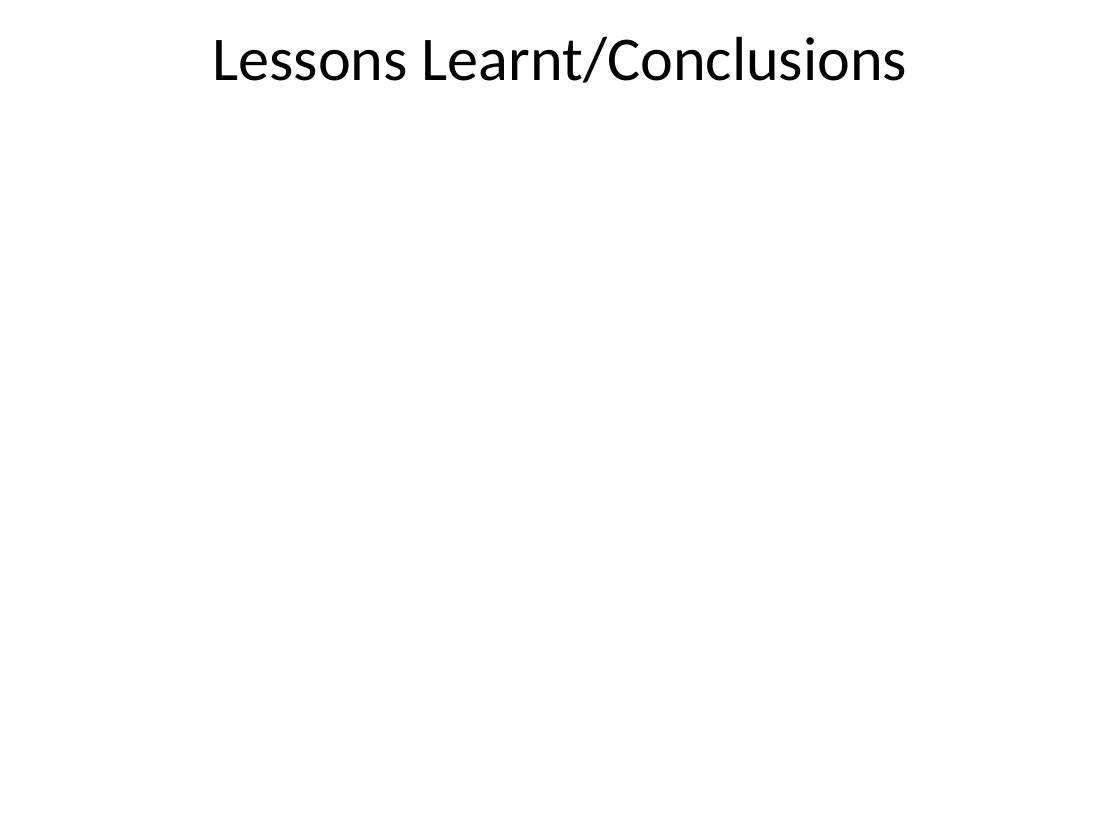
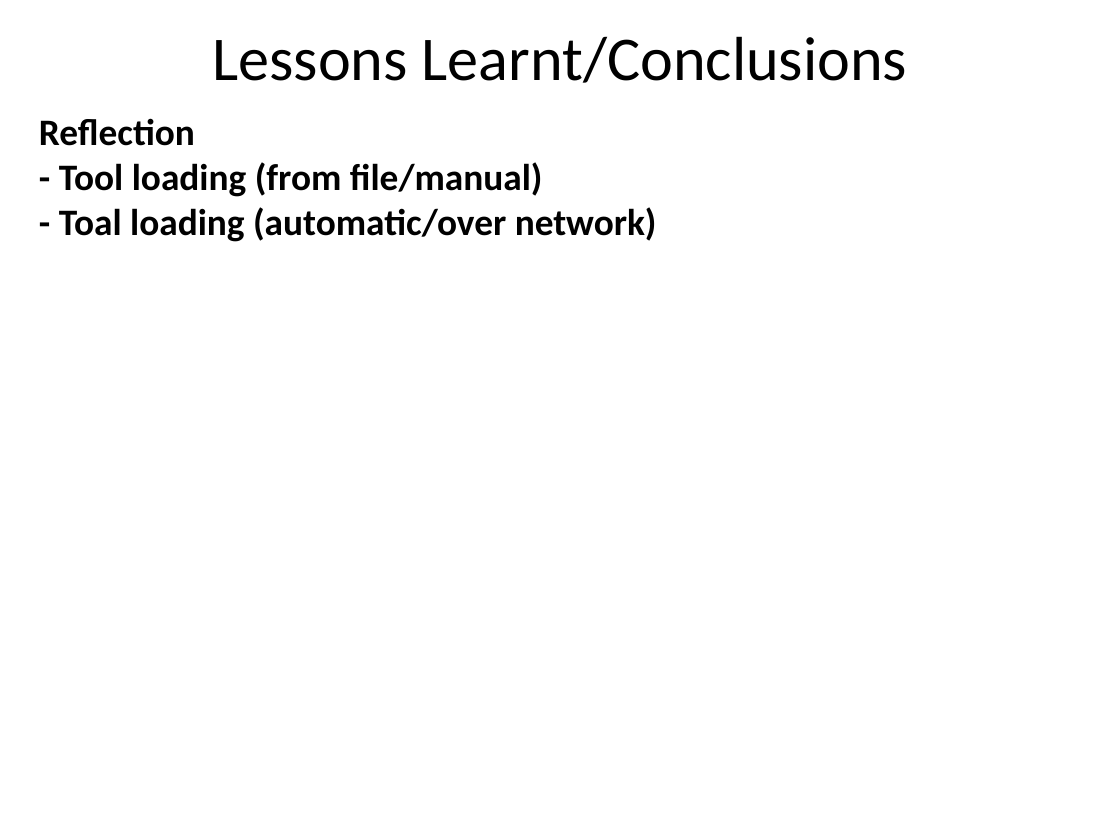
Before and after one commit to satpreetsingh/182mainproject, a slide deck: slide 8 of Final_Submission/Team1_May_06_2009_Final_Presentation.pptx. Drawn at 1120x840 pixels with LibreOffice and Linux fonts; fonts in the diff are those of the drawing. Boxes give left, top, right and bottom in pixels: in the first picture for what was removed or moved away, otherwise in the second. Text is boxed around its words. In the diff, an @@ line names an element or a change of style, - is before the commit and + after.

```diff
--- a/Final_Submission/Team1_May_06_2009_Final_Presentation.pptx
+++ b/Final_Submission/Team1_May_06_2009_Final_Presentation.pptx
@@ text added at [39,118,657,242], 24 pt, text #000000, bold @@
+Reflection
+- Tool loading (from file/manual)
+- Toal loading (automatic/over network)
```
Also in this commit, not shown: 1 slide added.
